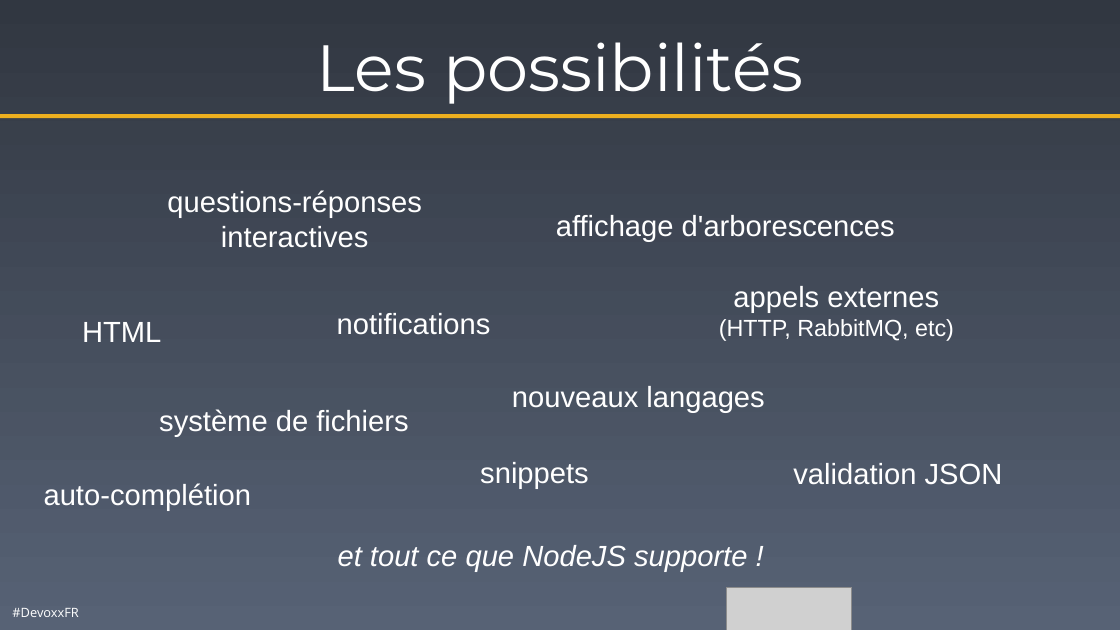
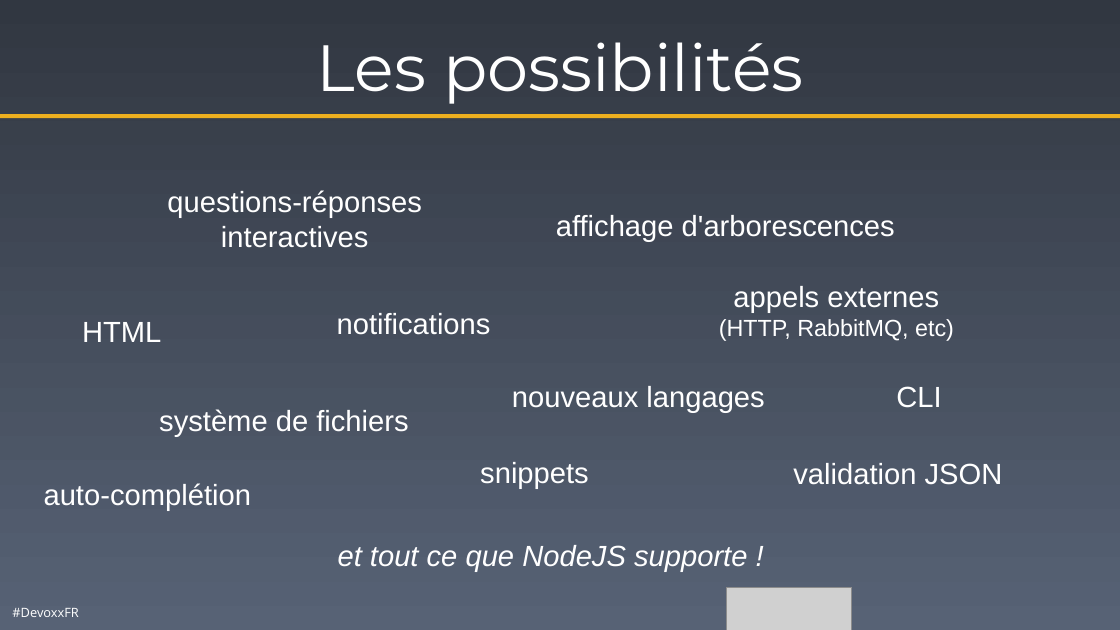
Before and after one commit to joanrieu/extending-vscode, a slide deck: slide 2 of Etendre VS Code - Devoxx 2019.pptx. Drawn at 1120x630 pixels with LibreOffice and Linux fonts; fonts in the diff are those of the drawing; grey boxes stand for pictures; background and template pictures are left out. Boxes give left, top, right and bottom in pixels: in the first picture for what was removed or moved away, otherwise in the second. Text is boxed around its words. In the diff, an @@ line names an element or a change of style, - is before the commit and + after.

```diff
--- a/Etendre VS Code - Devoxx 2019.pptx
+++ b/Etendre VS Code - Devoxx 2019.pptx
@@ text added at <box>896,386,941,408</box>, 50 pt, text #FFFFFF @@
+CLI
```
Also in this commit, not shown: 1 other slide changed, 1 slide added.
